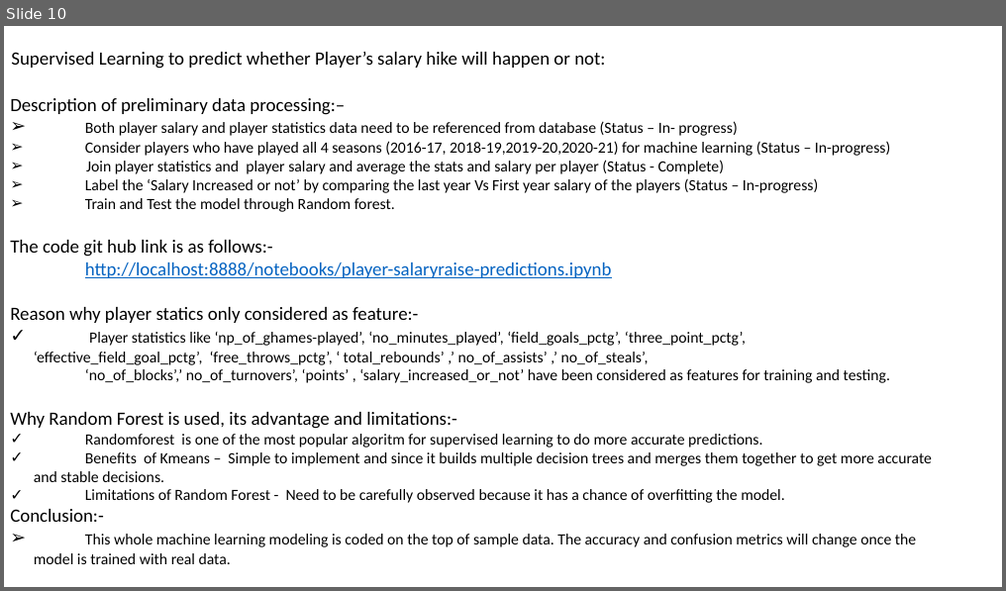
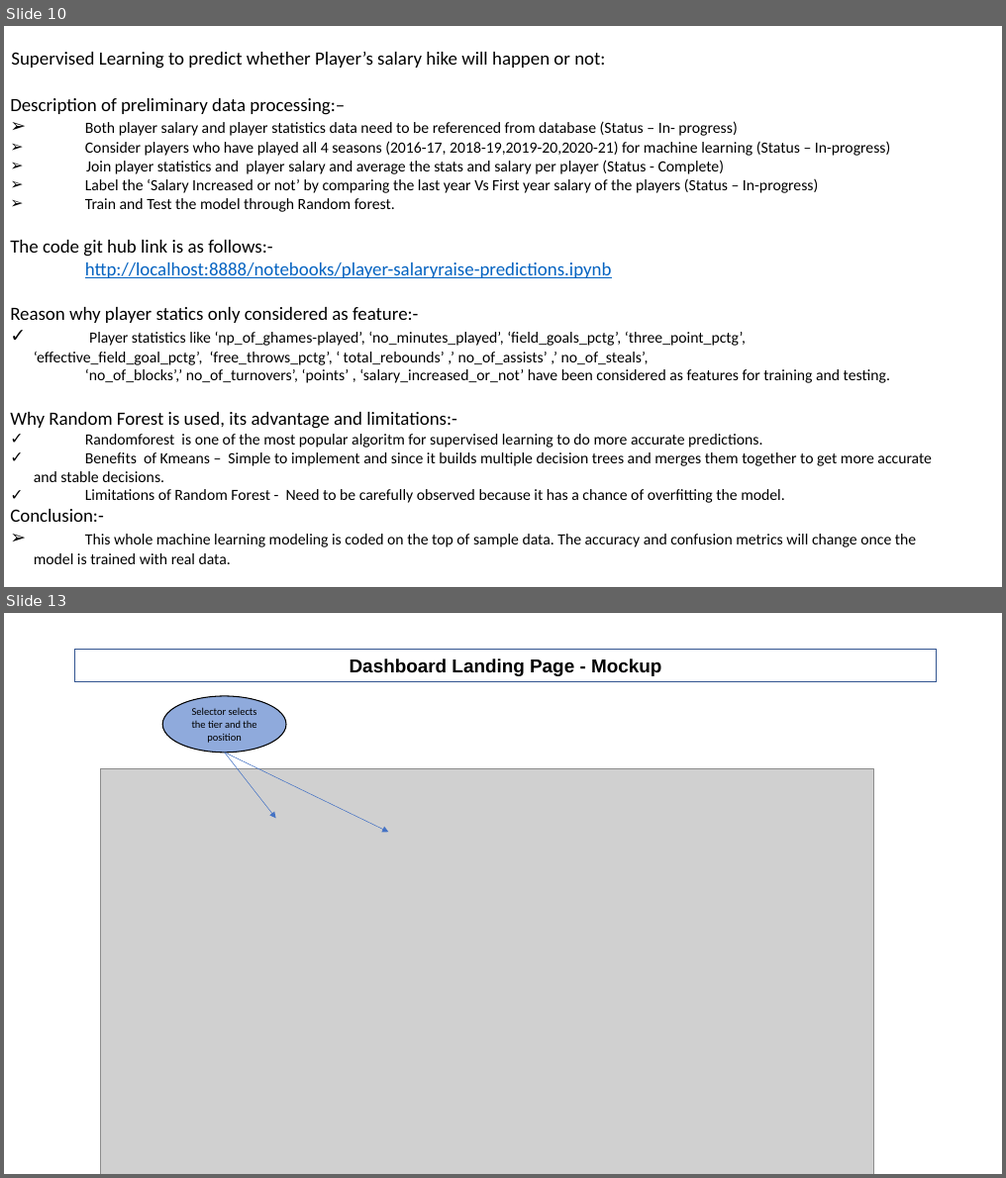
Before and after one commit to asitkumar26/nba-player-analytics, a slide deck: Presentation/NBA Player Analytics- Week 2 Deliverables.pptx. Shown one above the other, each under a label of ours: slide 10 before the commit, slides 10 and 13 after it; the slides between them are not shown. The pictures are 1006x591 and 1006x1178 pixels, drawn with LibreOffice and Linux fonts; fonts in the diff are those of the drawing; grey boxes stand for pictures. Boxes give left, top, right and bottom in pixels: in the first picture for what was removed or moved away, otherwise in the second. Text is boxed around its words. In the diff, an @@ line names an element or a change of style, - is before the commit and + after.

```diff
--- a/Presentation/NBA Player Analytics- Week 2 Deliverables.pptx
+++ b/Presentation/NBA Player Analytics- Week 2 Deliverables.pptx
@@ slide 13 added at bbox=[4, 613, 1002, 1174], background #FFFFFF @@
@@ rectangle added at bbox=[74, 650, 936, 682], outline #325491 1 pt, 18 pt, text #000000, bold @@
+Dashboard Landing Page - Mockup
@@ ellipse added at bbox=[162, 696, 286, 753], fill #8FAADC, outline #000000 1 pt, 10 pt, text #000000 @@
+Selector selects the tier and the position
@@ arrow added from (224, 753) to (275, 818), #4472C4 0.5 pt @@
@@ arrow added from (224, 753) to (389, 833), #4472C4 0.5 pt @@
@@ picture added at bbox=[101, 769, 874, 1174] @@
```
Also in this commit, not shown: 4 other slides added.
